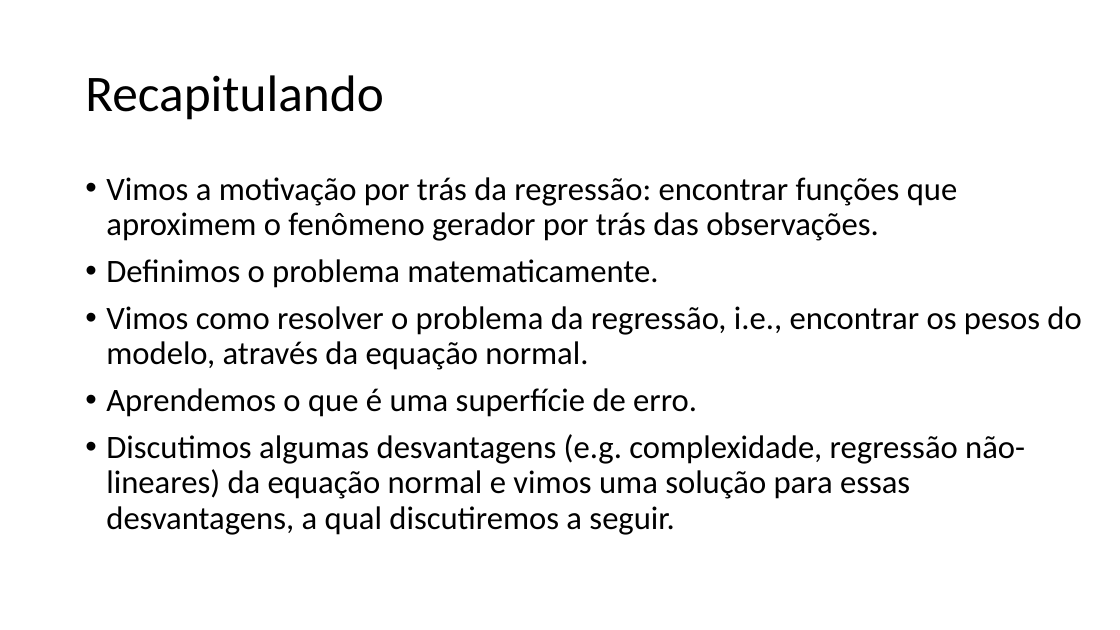
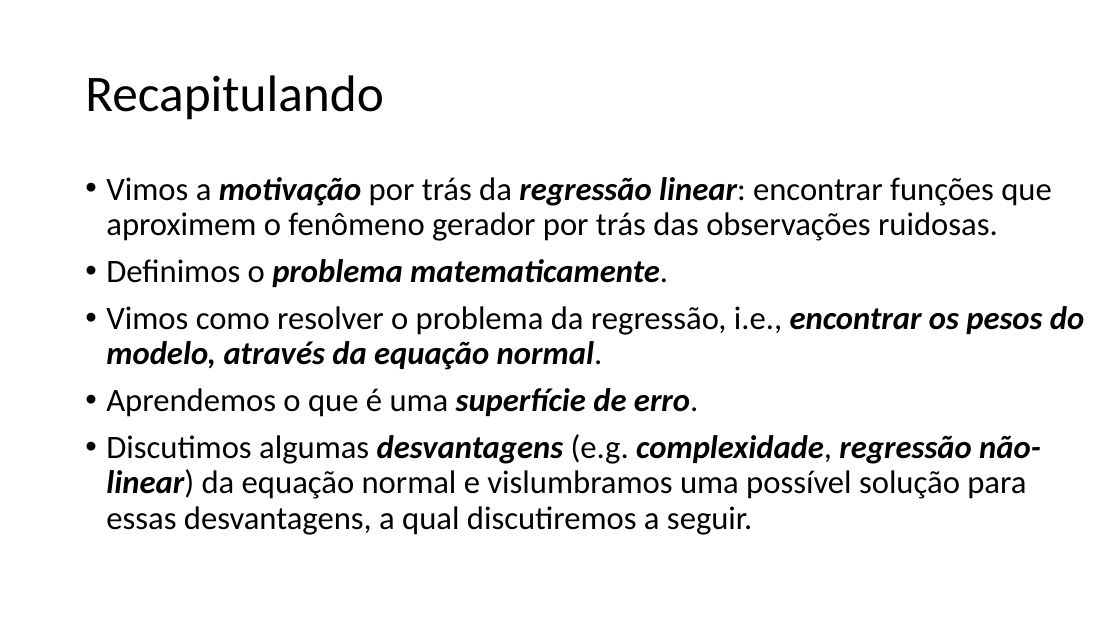
Before and after one commit to zz4fap/t319_aprendizado_de_maquina, a slide deck: slide 2 of slides/T319_Regressão_Linear (Parte II).pptx. Drawn at 1120x630 pixels with LibreOffice and Linux fonts; fonts in the diff are those of the drawing. Boxes give left, top, right and bottom in pixels: in the first picture for what was removed or moved away, otherwise in the second. Text is boxed around its words. In the diff, an @@ line names an element or a change of style, - is before the commit and + after.

```diff
--- a/slides/T319_Regressão_Linear (Parte II).pptx
+++ b/slides/T319_Regressão_Linear (Parte II).pptx
@@ text at [106, 177, 1051, 241]: text changed @@
-• Vimos a motivação por trás da regressão: encontrar funções que aproximem o fenômeno gerador por trás das observações.
+• Vimos a motivação por trás da regressão linear: encontrar funções que aproximem o fenômeno gerador por trás das observações ruidosas.
@@ text at [106, 259, 1084, 417]: bold on, italic on in "problema matematicamente.", "encontrar os pesos do modelo, através da ...", "superfície de erro." @@
@@ text at [106, 434, 1041, 535]: text changed @@
-• Discutimos algumas desvantagens (e.g. complexidade, regressão não-lineares) da equação normal e vimos uma solução para essas desvantagens, a qual discutiremos a seguir.
+• Discutimos algumas desvantagens (e.g. complexidade, regressão não-linear) da equação normal e vislumbramos uma possível solução para essas desvantagens, a qual discutiremos a seguir.
```
Also in this commit, not shown: 7 other slides changed, 4 other files.
